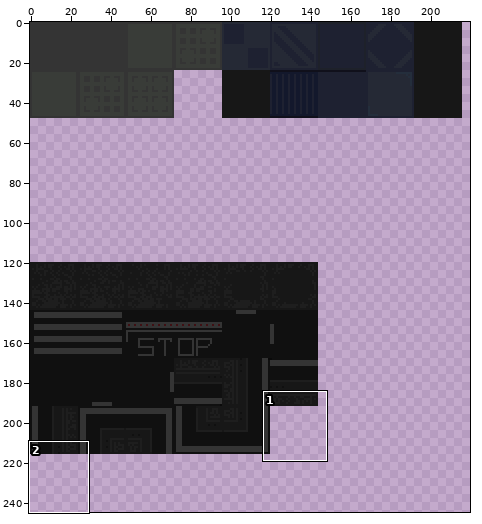
Sprite sheet, stored at src/ZeroFootprintSociety/Content/Maps2/Floors.png. Above, an overview of the earlier version with the close-up marked.
Close-up. The starting point:
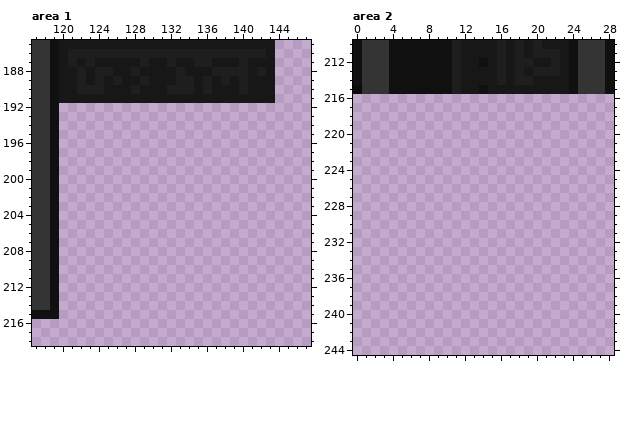
The file is 246x264 pixels. Colours within 5 levels of each other are drawn and written as one. Shown: area 1: x 117..147, y 185..218; area 2: x 0..28, y 210..244. The wide view leaves out empty margins.
The same view after the edit:
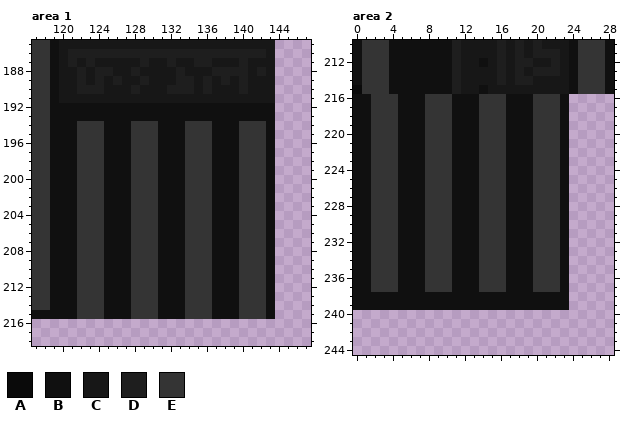
Palette (. is transparent): A #0a0a0a  B #101010  C #171717  D #1e1e1e  E #343434
Diff:
Area 1:
There is now colour B in rows 192 to 193 at x 120 to 143; in rows 194 to 215 at x 120 to 121, 125 to 127, 131 to 133, 137 to 139 and 143.
There is now colour E in rows 194 to 215 at x 122 to 124, 128 to 130, 134 to 136 and 140 to 142.
Area 2:
There is now colour B in rows 216 to 237 at x 0 to 1, 5 to 7, 11 to 13, 17 to 19 and 23; in rows 238 to 239 at x 0 to 23.
There is now colour E in rows 216 to 237 at x 2 to 4, 8 to 10, 14 to 16 and 20 to 22.
